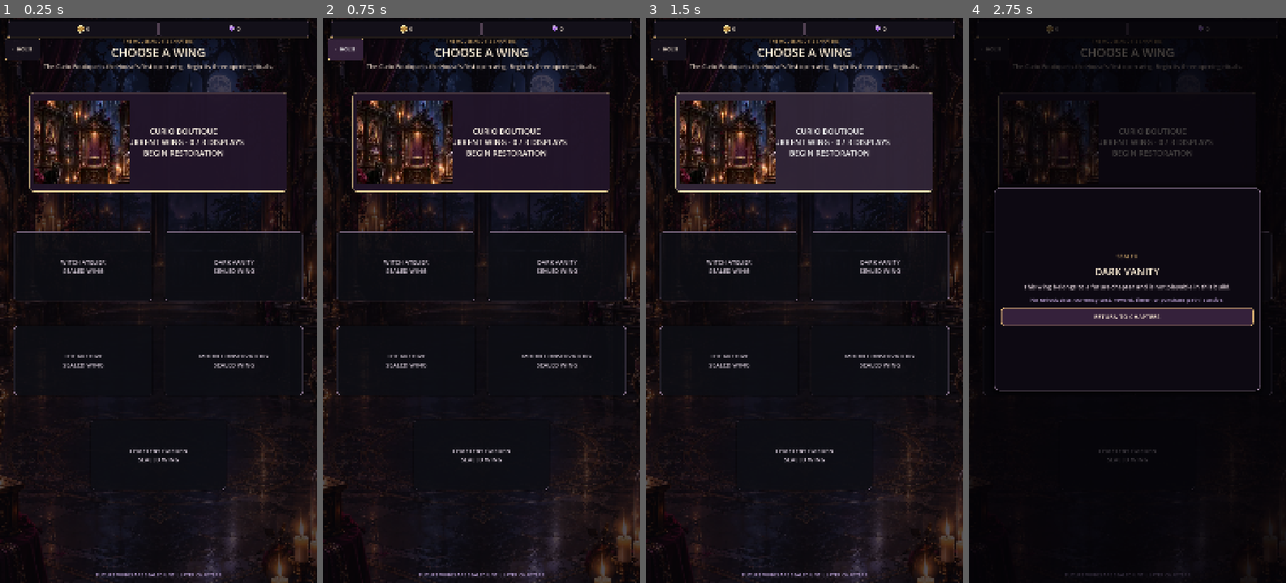
Above: before the commit, frames 1-4 (left to right).
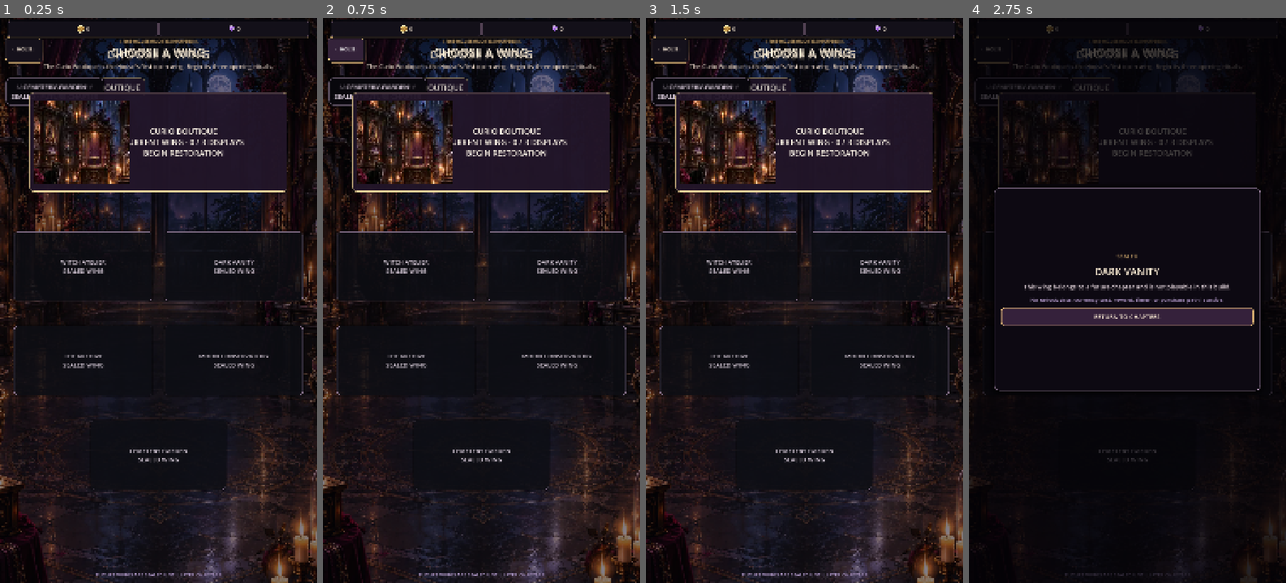
Above: after the commit, the same moments.

Repository: Jay-prodesign/akilta-match3
Game: Godot game, scene res://src/ui/map/chapter_select.tscn
Two runs of this game, one before a commit and one after it. Both use one fixed random seed, a clock stepped at 60 frames per second and the inputs below. This scene is started directly instead of the project's main scene.
Inputs:
- Up to frame 1 (0.25 s): no input
- Up to frame 2 (0.75 s): click "‹ HOUSE" at 0.5 s
- Up to frame 3 (1.5 s): click "CURIO BOUTIQUE CURRENT WING ·…" (after the commit: "CURIO BOUTIQUE") at 1.25 s
- Up to frame 4 (2.75 s): click "DARK VANITY SEALED WING" at 2 s

The runs differ from the first frame. In frame 1, 4.0% of the frame differs, in the area x 0-100%, y 3-100%; in frame 2, 4.0%; in frame 3, 4.3%; in frame 4, 0.3%.

Commit message:
Author S02 Chapters screen structure and wing slots

Diff:
--- a/src/ui/map/chapter_select.tscn
+++ b/src/ui/map/chapter_select.tscn
@@ -1,6 +1,102 @@
-[gd_scene load_steps=2 format=3]
+[gd_scene load_steps=8 format=3]
 
 [ext_resource type="Script" path="res://src/ui/map/chapter_select.gd" id="1_chapters"]
+
+[sub_resource type="StyleBoxFlat" id="HeaderNormal"]
+bg_color = Color(0.082, 0.067, 0.106, 0.92)
+border_width_left = 1
+border_width_top = 1
+border_width_right = 1
+border_width_bottom = 1
+border_color = Color(0.831, 0.678, 0.439, 0.72)
+corner_radius_top_left = 10
+corner_radius_top_right = 10
+corner_radius_bottom_right = 10
+corner_radius_bottom_left = 10
+
+[sub_resource type="StyleBoxFlat" id="HeaderHover"]
+bg_color = Color(0.208, 0.137, 0.231, 0.98)
+border_width_left = 1
+border_width_top = 1
+border_width_right = 1
+border_width_bottom = 1
+border_color = Color(0.949, 0.816, 0.545, 1)
+corner_radius_top_left = 10
+corner_radius_top_right = 10
+corner_radius_bottom_right = 10
+corner_radius_bottom_left = 10
+
+[sub_resource type="StyleBoxFlat" id="CurrentNormal"]
+bg_color = Color(0.145, 0.09, 0.173, 0.84)
+border_width_left = 2
+border_width_top = 2
+border_width_right = 2
+border_width_bottom = 2
+border_color = Color(0.949, 0.831, 0.604, 0.98)
+corner_radius_top_left = 16
+corner_radius_top_right = 16
+corner_radius_bottom_right = 16
+corner_radius_bottom_left = 16
+content_margin_left = 228.0
+content_margin_top = 14.0
+content_margin_right = 18.0
+content_margin_bottom = 14.0
+shadow_color = Color(0, 0, 0, 0.62)
+shadow_size = 14
+
+[sub_resource type="StyleBoxFlat" id="CurrentHover"]
+bg_color = Color(0.215, 0.139, 0.251, 0.92)
+border_width_left = 2
+border_width_top = 2
+border_width_right = 2
+border_width_bottom = 2
+border_color = Color(1, 0.941, 0.722, 1)
+corner_radius_top_left = 16
+corner_radius_top_right = 16
+corner_radius_bottom_right = 16
+corner_radius_bottom_left = 16
+content_margin_left = 228.0
+content_margin_top = 14.0
+content_margin_right = 18.0
+content_margin_bottom = 14.0
+shadow_color = Color(0, 0, 0, 0.68)
+shadow_size = 16
+
+[sub_resource type="StyleBoxFlat" id="LockedNormal"]
+bg_color = Color(0.055, 0.045, 0.075, 0.38)
+border_width_left = 2
+border_width_top = 2
+border_width_right = 2
+border_width_bottom = 2
+border_color = Color(0.72, 0.62, 0.75, 0.56)
+corner_radius_top_left = 14
+corner_radius_top_right = 14
+corner_radius_bottom_right = 14
+corner_radius_bottom_left = 14
+content_margin_left = 18.0
+content_margin_top = 14.0
+content_margin_right = 18.0
+content_margin_bottom = 14.0
+shadow_color = Color(0, 0, 0, 0.34)
+shadow_size = 8
+
+[sub_resource type="StyleBoxFlat" id="LockedHover"]
+bg_color = Color(0.12, 0.09, 0.15, 0.64)
+border_width_left = 2
+border_width_top = 2
+border_width_right = 2
+border_width_bottom = 2
+border_color = Color(0.831, 0.678, 0.439, 0.78)
+corner_radius_top_left = 14
+corner_radius_top_right = 14
+corner_radius_bottom_right = 14
+corner_radius_bottom_left = 14
+content_margin_left = 18.0
+content_margin_top = 14.0
+content_margin_right = 18.0
+content_margin_bottom = 14.0
+shadow_color = Color(0, 0, 0, 0.42)
+shadow_size = 10
 
 [node name="ChapterSelect" type="Control"]
 layout_mode = 3
@@ -11,11 +107,188 @@
 grow_vertical = 2
 script = ExtResource("1_chapters")
 
-[node name="Backdrop" type="ColorRect" parent="."]
-layout_mode = 1
-anchors_preset = 15
-anchor_right = 1.0
-anchor_bottom = 1.0
-grow_horizontal = 2
-grow_vertical = 2
-color = Color(0.035, 0.025, 0.045, 0.48)
+[node name="ChapterWorldBackdrop" type="TextureRect" parent="."]
+layout_mode = 1
+anchors_preset = 15
+anchor_right = 1.0
+anchor_bottom = 1.0
+grow_horizontal = 2
+grow_vertical = 2
+mouse_filter = 2
+expand_mode = 1
+stretch_mode = 6
+
+[node name="ChapterWorldVeil" type="ColorRect" parent="."]
+layout_mode = 1
+anchors_preset = 15
+anchor_right = 1.0
+anchor_bottom = 1.0
+grow_horizontal = 2
+grow_vertical = 2
+mouse_filter = 2
+color = Color(0.025, 0.02, 0.05, 0.12)
+
+[node name="Layout" type="VBoxContainer" parent="."]
+layout_mode = 1
+anchors_preset = 15
+anchor_right = 1.0
+anchor_bottom = 1.0
+offset_left = 20.0
+offset_top = 66.0
+offset_right = -20.0
+offset_bottom = -126.0
+grow_horizontal = 2
+grow_vertical = 2
+theme_override_constants/separation = 10
+
+[node name="ChapterHeader" type="HBoxContainer" parent="Layout"]
+layout_mode = 2
+theme_override_constants/separation = 10
+
+[node name="HeaderBack" type="Button" parent="Layout/ChapterHeader"]
+custom_minimum_size = Vector2(126, 52)
+layout_mode = 2
+theme_override_colors/font_color = Color(0.96, 0.9, 0.83, 1)
+theme_override_font_sizes/font_size = 17
+theme_override_styles/normal = SubResource("HeaderNormal")
+theme_override_styles/hover = SubResource("HeaderHover")
+theme_override_styles/pressed = SubResource("HeaderHover")
+theme_override_styles/focus = SubResource("HeaderHover")
+text = "‹  HOUSE"
+
+[node name="HeaderCopy" type="VBoxContainer" parent="Layout/ChapterHeader"]
+layout_mode = 2
+size_flags_horizontal = 3
+theme_override_constants/separation = 0
+
+[node name="Eyebrow" type="Label" parent="Layout/ChapterHeader/HeaderCopy"]
+layout_mode = 2
+theme_override_colors/font_color = Color(0.831, 0.678, 0.439, 1)
+theme_override_colors/font_outline_color = Color(0.02, 0.014, 0.028, 0.94)
+theme_override_constants/outline_size = 3
+theme_override_font_sizes/font_size = 18
+text = "THE HOUSE AND ITS CHAPTERS"
+horizontal_alignment = 1
+
+[node name="Title" type="Label" parent="Layout/ChapterHeader/HeaderCopy"]
+layout_mode = 2
+theme_override_colors/font_color = Color(1, 0.941, 0.847, 1)
+theme_override_colors/font_outline_color = Color(0.02, 0.014, 0.028, 0.96)
+theme_override_constants/outline_size = 5
+theme_override_font_sizes/font_size = 44
+text = "CHOOSE A WING"
+horizontal_alignment = 1
+
+[node name="HeaderSpacer" type="Control" parent="Layout/ChapterHeader"]
+custom_minimum_size = Vector2(126, 1)
+layout_mode = 2
+
+[node name="ChapterSummary" type="Label" parent="Layout"]
+layout_mode = 2
+theme_override_colors/font_color = Color(0.95, 0.86, 0.80, 1)
+theme_override_colors/font_outline_color = Color(0.02, 0.014, 0.028, 0.9)
+theme_override_constants/outline_size = 2
+theme_override_font_sizes/font_size = 22
+horizontal_alignment = 1
+autowrap_mode = 2
+
+[node name="ChapterGrid" type="Control" parent="Layout"]
+layout_mode = 2
+size_flags_vertical = 3
+clip_contents = false
+
+[node name="CurioBoutiqueButton" type="Button" parent="Layout/ChapterGrid"]
+layout_mode = 0
+clip_contents = true
+theme_override_colors/font_color = Color(1, 0.969, 0.914, 1)
+theme_override_font_sizes/font_size = 27
+theme_override_styles/normal = SubResource("CurrentNormal")
+theme_override_styles/hover = SubResource("CurrentHover")
+theme_override_styles/pressed = SubResource("CurrentHover")
+theme_override_styles/focus = SubResource("CurrentHover")
+text = "CURIO BOUTIQUE"
+alignment = 1
+
+[node name="CurrentWingArtwork" type="TextureRect" parent="Layout/ChapterGrid/CurioBoutiqueButton"]
+layout_mode = 1
+anchors_preset = 15
+anchor_right = 0.39
+anchor_bottom = 1.0
+offset_left = 12.0
+offset_top = 12.0
+offset_right = -12.0
+offset_bottom = -12.0
+grow_horizontal = 2
+grow_vertical = 2
+mouse_filter = 2
+expand_mode = 1
+stretch_mode = 6
+
+[node name="Chapter_witch_atelier" type="Button" parent="Layout/ChapterGrid"]
+layout_mode = 0
+theme_override_colors/font_color = Color(0.93, 0.87, 0.93, 1)
+theme_override_font_sizes/font_size = 23
+theme_override_styles/normal = SubResource("LockedNormal")
+theme_override_styles/hover = SubResource("LockedHover")
+theme_override_styles/pressed = SubResource("LockedHover")
+theme_override_styles/focus = SubResource("LockedHover")
+text = "WITCH ATELIER
+SEALED · FUTURE CHAPTER"
+alignment = 1
+
+[node name="Chapter_dark_vanity" type="Button" parent="Layout/ChapterGrid"]
+layout_mode = 0
+theme_override_colors/font_color = Color(0.93, 0.87, 0.93, 1)
+theme_override_font_sizes/font_size = 23
+theme_override_styles/normal = SubResource("LockedNormal")
+theme_override_styles/hover = SubResource("LockedHover")
+theme_override_styles/pressed = SubResource("LockedHover")
+theme_override_styles/focus = SubResource("LockedHover")
+text = "DARK VANITY
+SEALED · FUTURE CHAPTER"
+alignment = 1
+
+[node name="Chapter_archive" type="Button" parent="Layout/ChapterGrid"]
+layout_mode = 0
+theme_override_colors/font_color = Color(0.93, 0.87, 0.93, 1)
+theme_override_font_sizes/font_size = 23
+theme_override_styles/normal = SubResource("LockedNormal")
+theme_override_styles/hover = SubResource("LockedHover")
+theme_override_styles/pressed = SubResource("LockedHover")
+theme_override_styles/focus = SubResource("LockedHover")
+text = "THE ARCHIVE
+SEALED · FUTURE CHAPTER"
+alignment = 1
+
+[node name="Chapter_moon_conservatory" type="Button" parent="Layout/ChapterGrid"]
+layout_mode = 0
+theme_override_colors/font_color = Color(0.93, 0.87, 0.93, 1)
+theme_override_font_sizes/font_size = 23
+theme_override_styles/normal = SubResource("LockedNormal")
+theme_override_styles/hover = SubResource("LockedHover")
+theme_override_styles/pressed = SubResource("LockedHover")
+theme_override_styles/focus = SubResource("LockedHover")
+text = "MOON CONSERVATORY
+SEALED · FUTURE CHAPTER"
+alignment = 1
+
+[node name="Chapter_cemetery_garden" type="Button" parent="Layout/ChapterGrid"]
+layout_mode = 0
+theme_override_colors/font_color = Color(0.93, 0.87, 0.93, 1)
+theme_override_font_sizes/font_size = 23
+theme_override_styles/normal = SubResource("LockedNormal")
+theme_override_styles/hover = SubResource("LockedHover")
+theme_override_styles/pressed = SubResource("LockedHover")
+theme_override_styles/focus = SubResource("LockedHover")
+text = "CEMETERY GARDEN
+SEALED · FUTURE CHAPTER"
+alignment = 1
+
+[node name="LockReason" type="Label" parent="Layout"]
+layout_mode = 2
+theme_override_colors/font_color = Color(0.82, 0.72, 0.9, 1)
+theme_override_colors/font_outline_color = Color(0.02, 0.014, 0.028, 0.88)
+theme_override_constants/outline_size = 2
+theme_override_font_sizes/font_size = 19
+horizontal_alignment = 1
+autowrap_mode = 2
